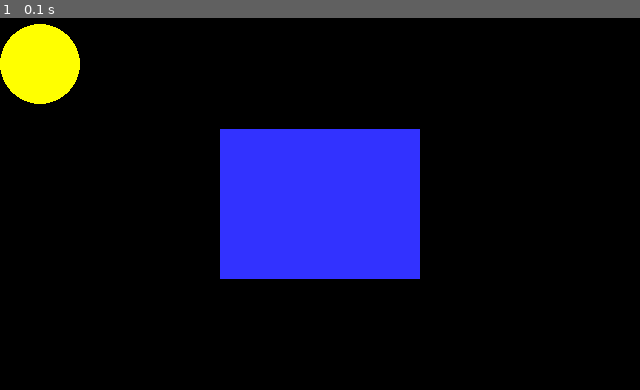
Above: before the commit, frame 1.
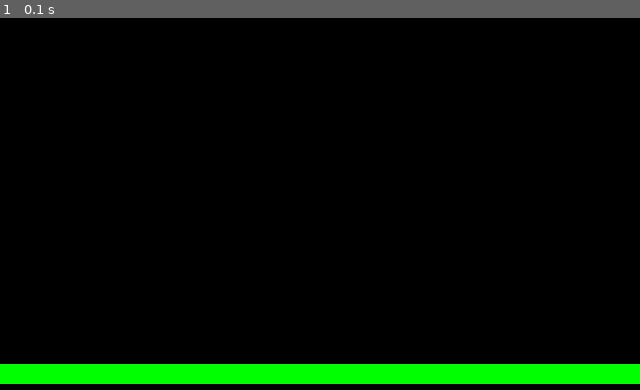
Above: after the commit, the same moment.

Repository: ArthurC13/A-Level-Project-Arthur-Chen
Game: pygame game, started from A level Project.py
Two runs of this game, one before a commit and one after it. Both use one fixed random seed, a clock stepped at 60 frames per second and the inputs below.
Inputs:
- Up to frame 1 (0.1 s): no input

The runs differ from the first frame. In frame 1, 20% of the frame differs, in the area x 0-100%, y 1-99%.

Commit message:
Update A level Project.py

Diff:
--- a/A level Project.py
+++ b/A level Project.py
@@ -22,6 +22,21 @@
 pygame.display.set_caption('My Window')
 
 # -- Classes
+class Platform(pygame.sprite.Sprite):
+    def __init__(self, x, y, w, h):
+        pygame.sprite.Sprite.__init__(self)
+        self.image = pygame.Surface((w, h))
+        self.image.fill(GREEN)
+        self.rect = self.image.get_rect()
+        self.rect.x = x
+        self.rect.y = y
+
+#sprite groups
+#create a list of all sprites
+all_sprites_group = pygame.sprite.Group()
+
+floor = Platform(0,400,640,20)
+all_sprites_group.add(floor)
 
 # -- Exit game flag set to false
 done = False
@@ -40,13 +55,13 @@
     #Next event
 
     # -- game logic goes after this comment
+    all_sprites_group.update()
 
     # -- Screen background is BLACK
     screen.fill(BLACK)
 
     # -- Draw here
-    pygame.draw.rect(screen, BLUE, (220,165,200,150))
-    pygame.draw.circle(screen, YELLOW, (40,100),40,0)
+    all_sprites_group.draw(screen)
 
     # -- flip display to reveal new position of objects
     pygame.display.flip()
